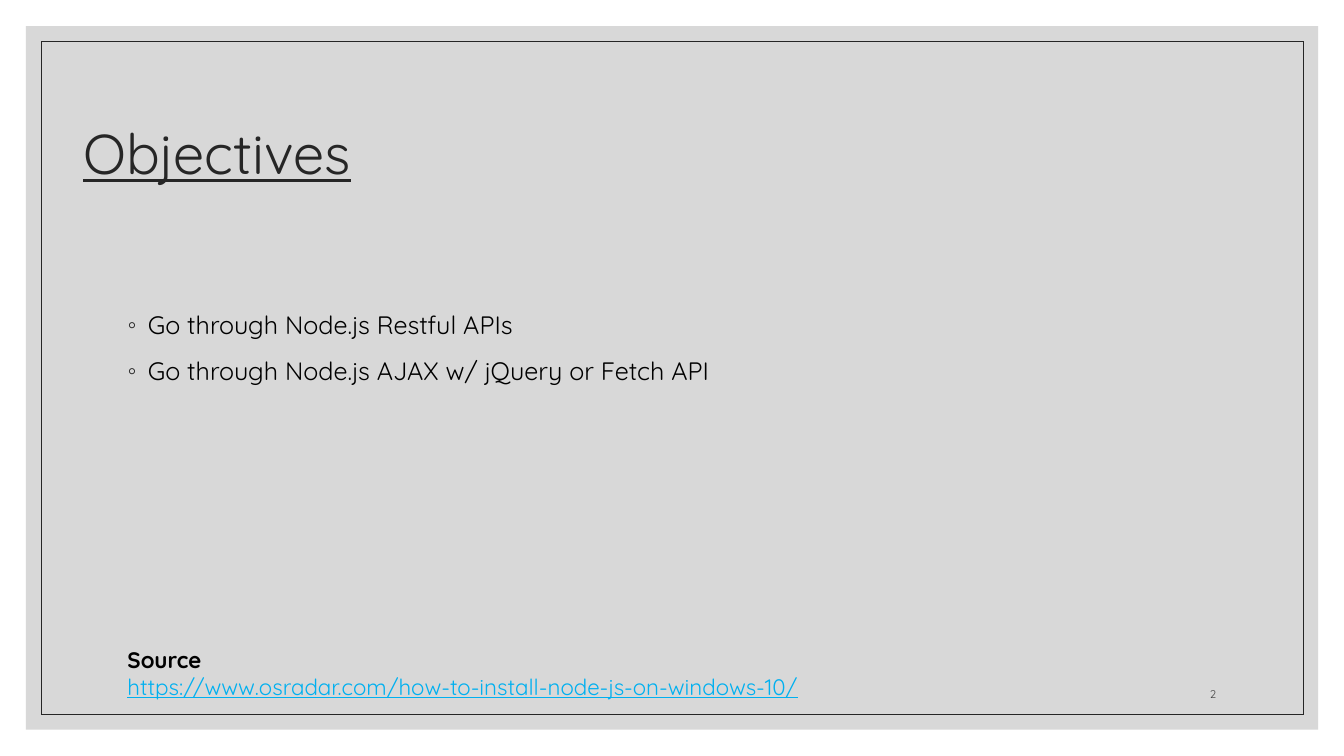
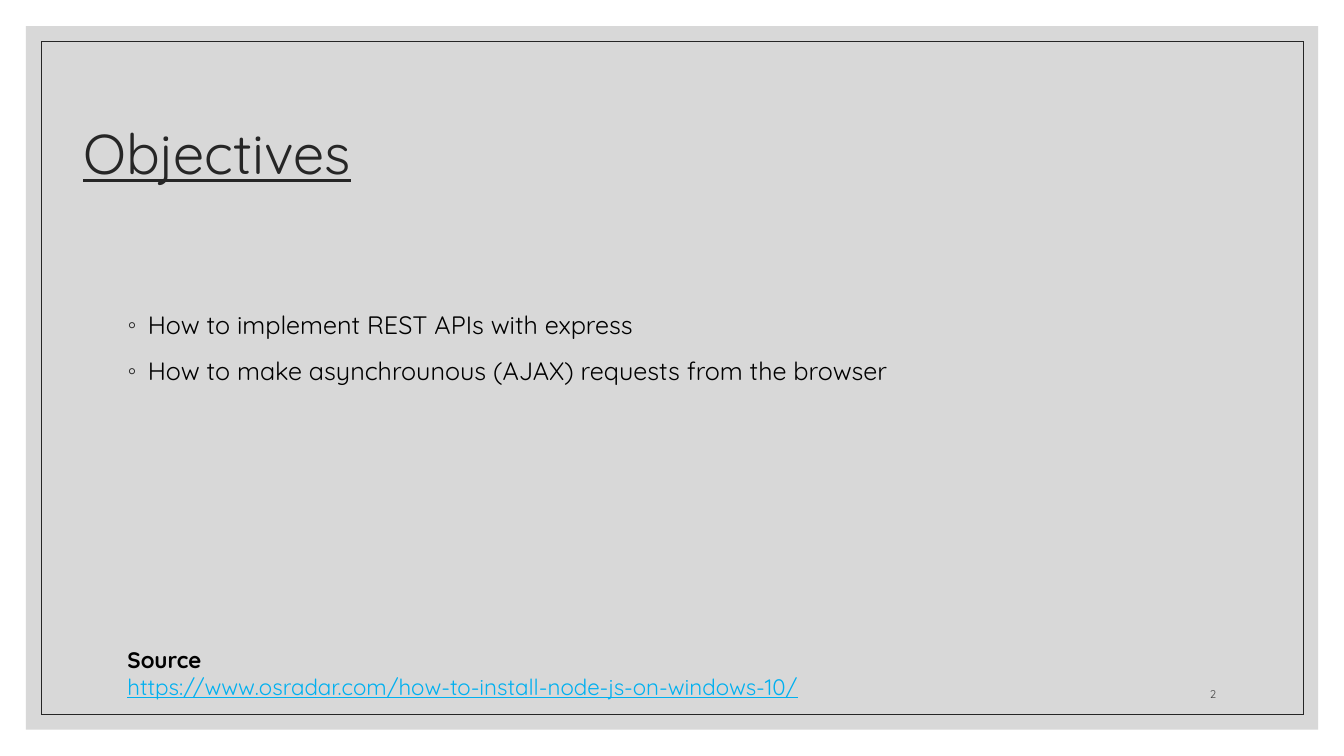
Before and after one commit to zackstotts/base-node-curriculum, a slide deck: slide 2 of unit_01/slides/Unit01-PartIV.pptx. Drawn at 1344x756 pixels with LibreOffice and Linux fonts; fonts in the diff are those of the drawing. Boxes give left, top, right and bottom in pixels: in the first picture for what was removed or moved away, otherwise in the second. Text is boxed around its words. In the diff, an @@ line names an element or a change of style, - is before the commit and + after.

Commit message:
trying to fix bad objectives (still need to reorganize the actual content)

```diff
--- a/unit_01/slides/Unit01-PartIV.pptx
+++ b/unit_01/slides/Unit01-PartIV.pptx
@@ text at <box>148,315,887,385</box>: text changed @@
-◦ Go through Node.js Restful APIs
-◦ Go through Node.js AJAX w/ jQuery or Fetch API
+◦ How to implement REST APIs with express
+◦ How to make asynchrounous (AJAX) requests from the browser
```
Also in this commit, not shown: 1 other slide changed, 2 other files.
